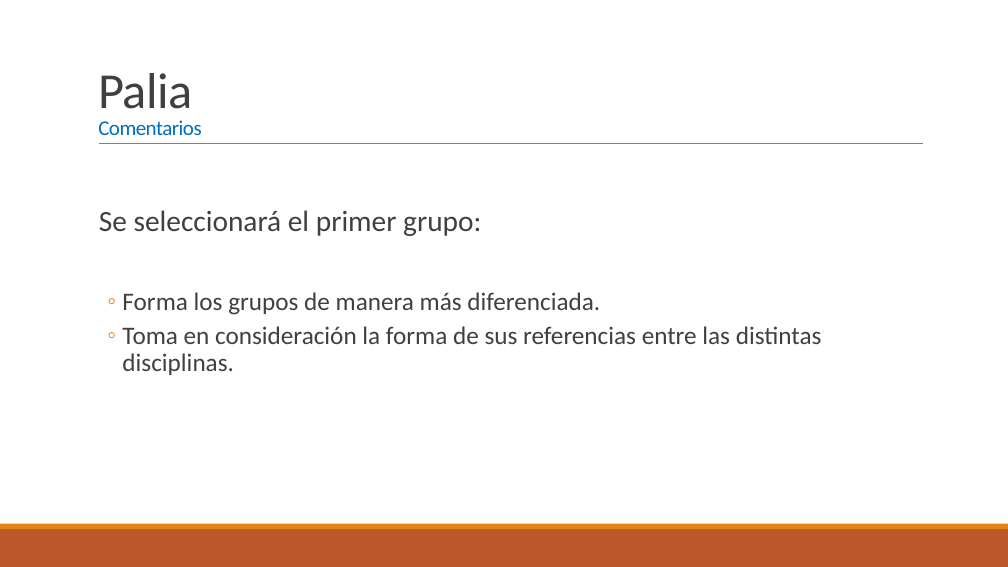
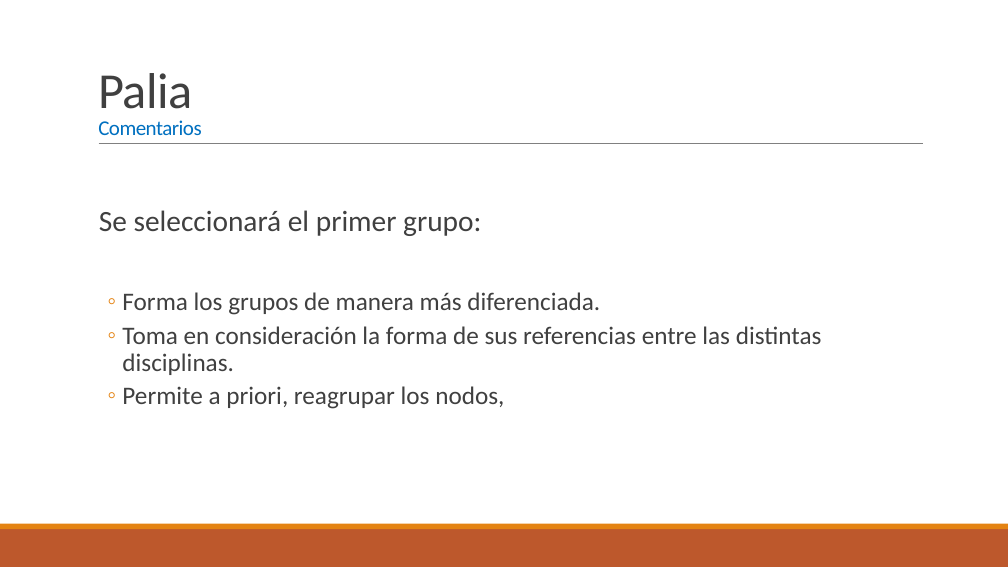
Before and after one commit to cealvarez/Repo-FONDECYT, a slide deck: slide 6 of Tesis/Nicolas/Análisis de Datos.pptx. Drawn at 1008x567 pixels with LibreOffice and Linux fonts; fonts in the diff are those of the drawing. Boxes give left, top, right and bottom in pixels: in the first picture for what was removed or moved away, otherwise in the second. Text is boxed around its words. In the diff, an @@ line names an element or a change of style, - is before the commit and + after.

```diff
--- a/Tesis/Nicolas/Análisis de Datos.pptx
+++ b/Tesis/Nicolas/Análisis de Datos.pptx
@@ text at bbox=[122, 386, 504, 409]: paragraph added @@
+  ◦ Permite a priori, reagrupar los nodos,
```
Also in this commit, not shown: 8 other slides changed, 11 slides added, 9 slides removed, 9 other files.
